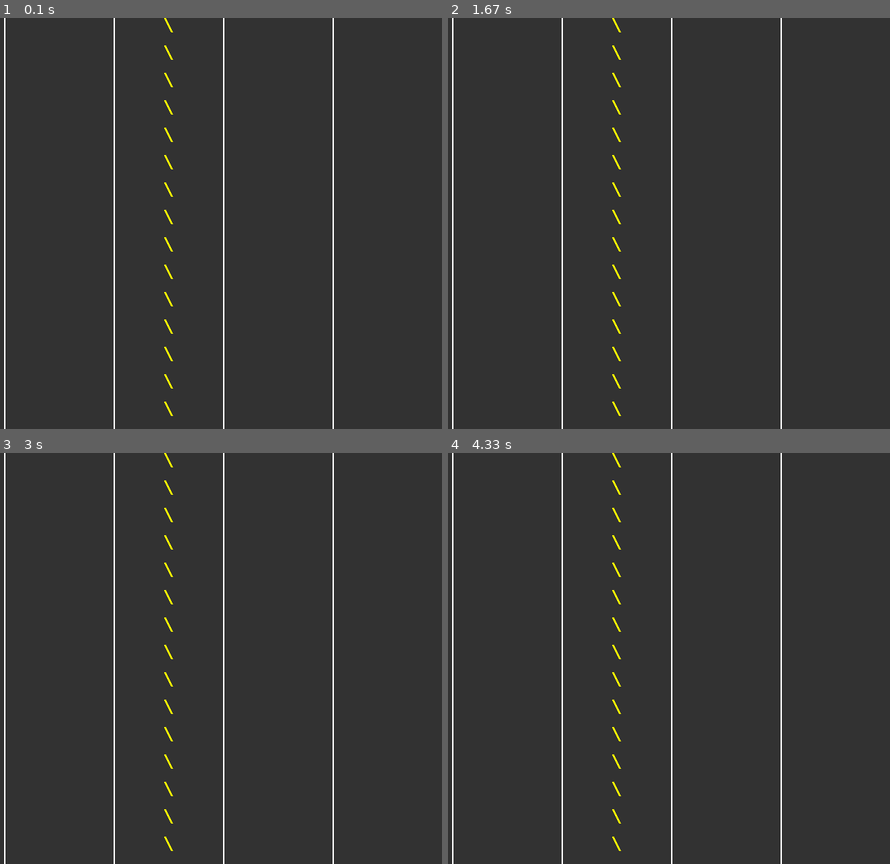
Above: before the commit, frames 1-4 (two rows, left to right).
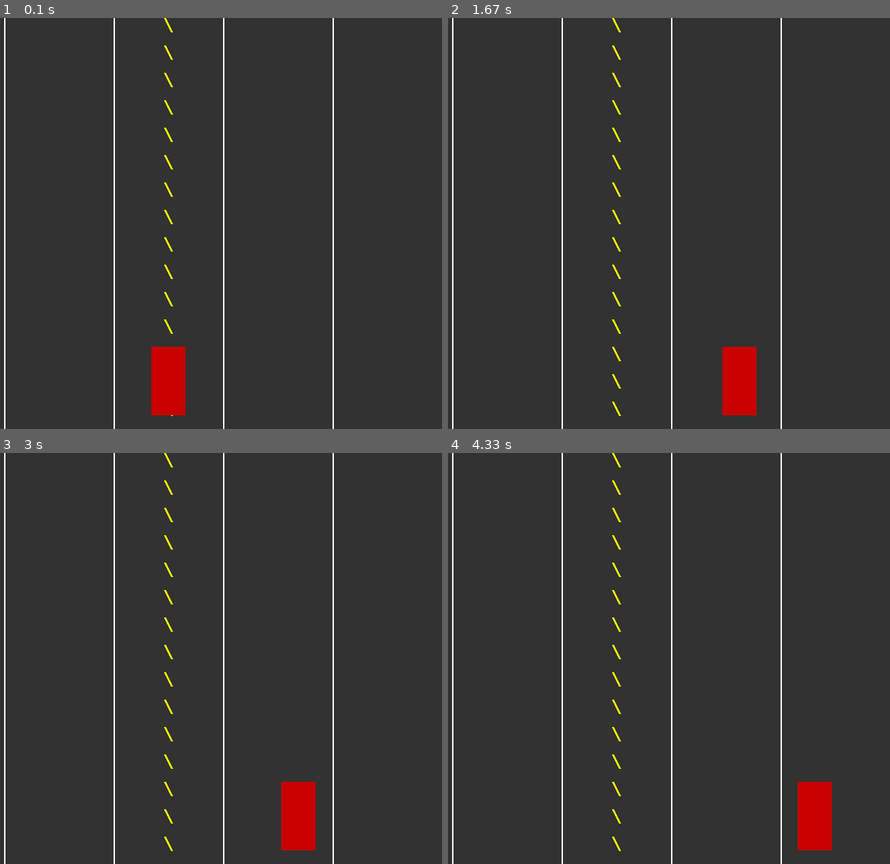
Above: after the commit, the same moments.

Repository: aknim/pygame-car-race
Game: pygame game, started from car_race.py
Same seed, same stepped clock (60 frames per second), same inputs: the game is played once before the commit and once after it.
Inputs:
- Up to frame 1 (0.1 s): no input
- Up to frame 2 (1.67 s): hold Right 0.33-0.8 s; hold Right 0.83-1.3 s; hold Left from 1.33 s (still down)
- Up to frame 3 (3 s): release Left at 1.87 s; hold Left 1.9-2.3 s; hold Right 2.33-2.97 s
- Up to frame 4 (4.33 s): hold Left 3-3.47 s; hold Right 3.5-3.97 s; hold Right from 4 s (still down)

The runs differ from the first frame. In frame 1, 1.3% of the frame differs, in the area x 34-42%, y 80-97%; in frame 2, 1.3%; in frame 3, 1.3%; in frame 4, 1.3%.

Commit message:
Day 1.2 20x1 Added player car with left/right movement

Diff:
--- a/car_race.py
+++ b/car_race.py
@@ -12,6 +12,14 @@
 WHITE = (255, 255, 255)
 GRAY = (50, 50, 50)
 YELLOW = (255, 255, 0)
+RED = (200, 0, 0)
+
+# Player car
+player_width = 50
+player_height = 100
+player_x = SCREEN_WIDTH // 2 - player_width // 2
+player_y = SCREEN_HEIGHT - player_height - 20
+player_speed = 5
 
 # Setup screen
 screen = pygame.display.set_mode((SCREEN_WIDTH, SCREEN_HEIGHT))
@@ -19,6 +27,8 @@
 
 # Clock for controlling frame rate
 clock = pygame.time.Clock()
+
+
 
 def draw_road():
     screen.fill(GRAY)
@@ -35,6 +45,8 @@
         pygame.draw.line(screen, YELLOW, (SCREEN_WIDTH // 2 - 5, y),
                         (SCREEN_WIDTH // 2 + 5, y + 20), 3)
 
+def draw_player(x, y):
+    pygame.draw.rect(screen, RED, (x, y, player_width, player_height))
 # Game loop
 running = True
 while running:
@@ -42,7 +54,14 @@
         if event.type == pygame.QUIT:
             running = False
 
+    keys = pygame.key.get_pressed()
+    if keys[pygame.K_LEFT] and player_x > 0:
+        player_x -= player_speed
+    if keys[pygame.K_RIGHT] and player_x < SCREEN_WIDTH - player_width:
+        player_x += player_speed
+
     draw_road()
+    draw_player(player_x, player_y)
 
     pygame.display.flip()
     clock.tick(FPS)
